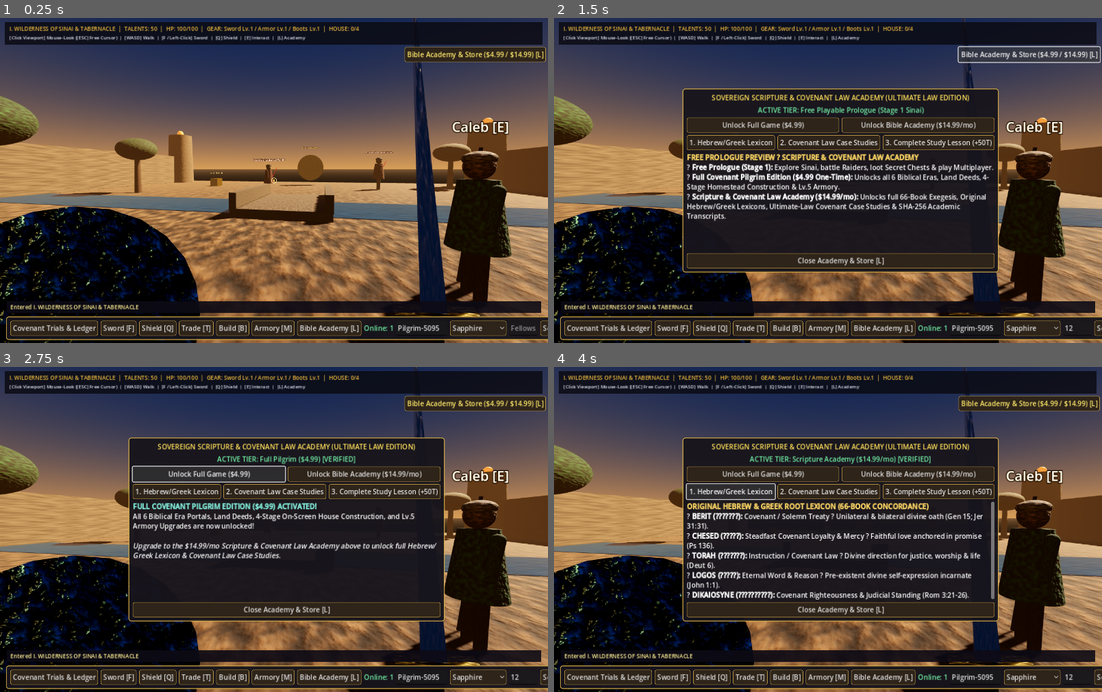
Above: before the commit, frames 1-4 (two rows, left to right).
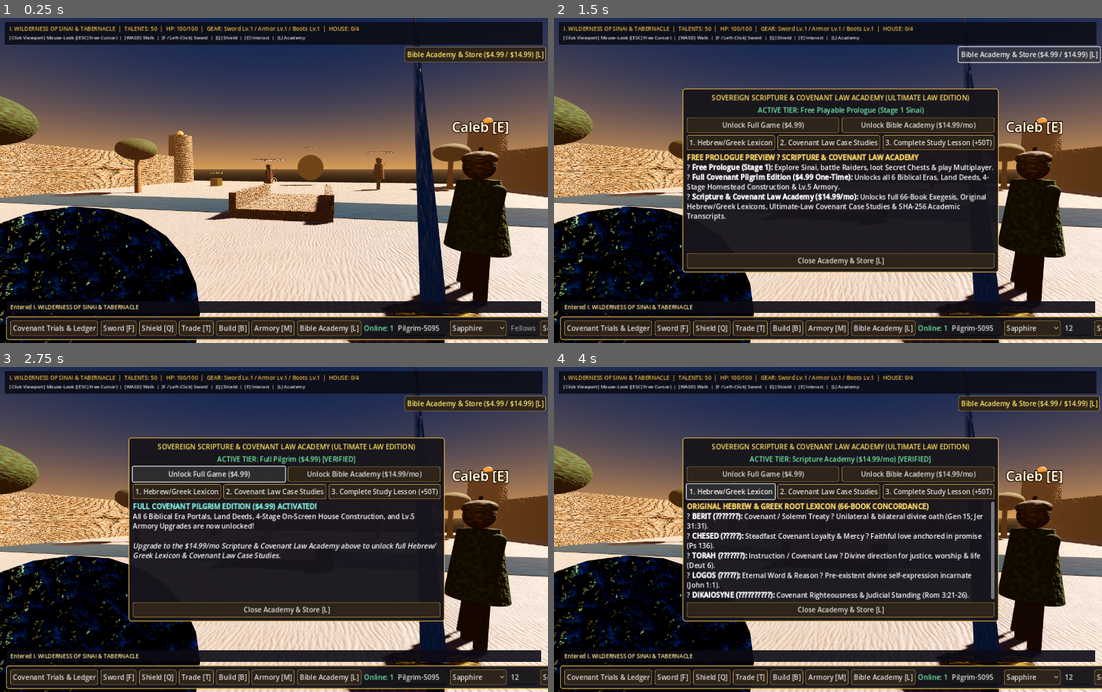
Above: after the commit, the same moments.

Repository: mrshumphrey3251-ai/hvf-bible-game-core
Game: Godot game, scene res://scenes/main.tscn
Same seed, same stepped clock (60 frames per second), same inputs: the game is played once before the commit and once after it.
Inputs (mouse positions are in pixels of both pictures, inside the frame that each line leads up to):
- Up to frame 1 (0.25 s): no input
- Up to frame 2 (1.5 s): click (1080, 326) at 0.52 s; type "12" at 0.6 s; click "Bible Academy & Store ($4.99 …" at 1.25 s
- Up to frame 3 (2.75 s): click "Unlock Full Game ($4.99)" at 2 s
- Up to frame 4 (4 s): click "Unlock Bible Academy ($14.99/…" at 2.75 s; click "1. Hebrew/Greek Lexicon" at 3.5 s

The runs differ from the first frame. In frame 1, 23% of the frame differs, in the area x 0-100%, y 32-100%; in frame 2, 11%; in frame 3, 11%; in frame 4, 11%.

Commit message:
Phase 41D: Download CC0 2K PBR textures & .GLB models via terminal and wire automatic asset loader

Diff:
--- a/frontend_godot/scripts/sovereign_first_person_3d.gd
+++ b/frontend_godot/scripts/sovereign_first_person_3d.gd
@@ -199,6 +199,45 @@
 		mat.emission_energy_multiplier = 0.85
 	return mat
 
+
+func _load_pbr_asset_or_fallback(prefix: String, fallback_col: Color, rough: float = 0.85, metal: float = 0.04, uv_tile: float = 8.0) -> StandardMaterial3D:
+	var albedo_jpg: String = "res://assets/textures/%s_albedo.jpg" % prefix
+	var albedo_png: String = "res://assets/textures/%s_albedo.png" % prefix
+	var chosen_albedo: String = albedo_jpg if ResourceLoader.exists(albedo_jpg) else (albedo_png if ResourceLoader.exists(albedo_png) else "")
+	if chosen_albedo != "":
+		var mat: StandardMaterial3D = StandardMaterial3D.new()
+		mat.albedo_texture = load(chosen_albedo)
+		var norm_p: String = "res://assets/textures/%s_normal.jpg" % prefix
+		if not ResourceLoader.exists(norm_p):
+			norm_p = "res://assets/textures/%s_normal.png" % prefix
+		if ResourceLoader.exists(norm_p):
+			mat.normal_enabled = true
+			mat.normal_texture = load(norm_p)
+		var rough_p: String = "res://assets/textures/%s_roughness.jpg" % prefix
+		if not ResourceLoader.exists(rough_p):
+			rough_p = "res://assets/textures/%s_roughness.png" % prefix
+		if ResourceLoader.exists(rough_p):
+			mat.roughness_texture = load(rough_p)
+		mat.uv1_scale = Vector3(uv_tile, uv_tile, uv_tile)
+		mat.texture_filter = BaseMaterial3D.TEXTURE_FILTER_LINEAR_WITH_MIPMAPS
+		return mat
+	return _make_pbr_material(fallback_col, rough, metal, uv_tile)
+
+func _try_spawn_glb_asset(parent: Node3D, glb_path: String, pos: Vector3, scale_f: float = 1.0, rot_y_deg: float = 0.0) -> Node3D:
+	if ResourceLoader.exists(glb_path):
+		var packed: PackedScene = load(glb_path)
+		if packed != null:
+			var inst: Node3D = packed.instantiate()
+			inst.position = pos
+			inst.rotation_degrees = Vector3(0.0, rot_y_deg, 0.0)
+			inst.scale = Vector3.ONE * scale_f
+			parent.add_child(inst)
+			var anim: AnimationPlayer = inst.find_child("AnimationPlayer", true, false)
+			if anim != null and anim.has_animation("Idle"):
+				anim.play("Idle")
+			return inst
+	return null
+
 func _build_3d_viewport() -> void:
 	viewport_container = SubViewportContainer.new()
 	viewport_container.set_anchors_and_offsets_preset(Control.PRESET_FULL_RECT)
@@ -328,6 +367,18 @@
 	return mi
 
 func _make_sculpted_character_3d(parent: Node3D, pos: Vector3, tunic_col: Color, label_txt: String, scale_f: float = 1.0, is_enemy: bool = false) -> Node3D:
+	var custom_glb: String = "res://assets/models/sentinel_enemy.glb" if is_enemy else "res://assets/models/pilgrim_hero.glb"
+	var glb_actor: Node3D = _try_spawn_glb_asset(parent, custom_glb, pos, scale_f, 0.0)
+	if glb_actor != null:
+		var lbl_g: Label3D = Label3D.new()
+		lbl_g.text = label_txt
+		lbl_g.position = Vector3(0.0, 2.28 * scale_f, 0.0)
+		lbl_g.billboard = BaseMaterial3D.BILLBOARD_ENABLED
+		lbl_g.font_size = 36
+		lbl_g.outline_size = 8
+		lbl_g.modulate = Color(1.0, 0.76, 0.70) if is_enemy else Color(1.0, 0.96, 0.84)
+		glb_actor.add_child(lbl_g)
+		return glb_actor
 	var root: Node3D = Node3D.new()
 	root.position = pos
 	parent.add_child(root)
@@ -415,13 +466,13 @@
 	if world_env != null and world_env.environment != null:
 		world_env.environment.fog_light_color = st["sky_hor"]
 
-	var ground_mat: StandardMaterial3D = _make_pbr_material(st["ground"], 0.92, 0.0, 18.0)
+	var ground_mat: StandardMaterial3D = _load_pbr_asset_or_fallback("sand" if current_stage == "ERA_TORAH" else "grass", st["ground"], 0.92, 0.0, 18.0)
 	var river_mat: StandardMaterial3D = _make_pbr_material(st["river"], 0.12, 0.35, 10.0, true)
 	river_mat.emission = st["river"]
 	river_mat.emission_energy_multiplier = 0.25
-	var stone_mat: StandardMaterial3D = _make_pbr_material(st["wall"], 0.86, 0.04, 8.0)
+	var stone_mat: StandardMaterial3D = _load_pbr_asset_or_fallback("limestone", st["wall"], 0.86, 0.04, 8.0)
 	var plaster_mat: StandardMaterial3D = _make_pbr_material(Color(0.76, 0.68, 0.54), 0.90, 0.0, 4.0)
-	var timber_mat: StandardMaterial3D = _make_pbr_material(Color(0.36, 0.22, 0.11), 0.84, 0.02, 4.0)
+	var timber_mat: StandardMaterial3D = _load_pbr_asset_or_fallback("cedar", Color(0.36, 0.22, 0.11), 0.84, 0.02, 4.0)
 	var gold_mat: StandardMaterial3D = _make_pbr_material(st["accent"], 0.24, 0.88, 3.0, true)
 	gold_mat.emission = st["accent"]
 	gold_mat.emission_energy_multiplier = 0.22
@@ -587,7 +638,9 @@
 		var ch: Dictionary = c_item
 		var cpos: Vector3 = ch["pos"]
 		var is_open: bool = opened_chests.has(str(ch["id"]))
-		_add_mesh(dynamic_group, chest_m, cpos + Vector3(0.0, 0.39, 0.0), Vector3.ZERO, timber_mat if is_open else gold_mat)
+		var glb_ch: Node3D = _try_spawn_glb_asset(dynamic_group, "res://assets/models/secret_chest.glb", cpos, 1.35, 0.0)
+		if glb_ch == null:
+			_add_mesh(dynamic_group, chest_m, cpos + Vector3(0.0, 0.39, 0.0), Vector3.ZERO, timber_mat if is_open else gold_mat)
 		var clbl: Label3D = Label3D.new()
 		clbl.text = "OPENED" if is_open else "SECRET CHEST [E]"
 		clbl.position = cpos + Vector3(0.0, 1.35, 0.0)
Binary file added: frontend_godot/assets/textures/cedar_albedo.jpg
Not shown, added: frontend_godot/assets/textures/cedar_albedo.jpg.import
Binary file added: frontend_godot/assets/textures/cedar_normal.jpg
Not shown, added: frontend_godot/assets/textures/cedar_normal.jpg.import
Binary file added: frontend_godot/assets/textures/cedar_roughness.jpg
Not shown, added: frontend_godot/assets/textures/cedar_roughness.jpg.import
Binary file added: frontend_godot/assets/textures/grass_albedo.jpg
Not shown, added: frontend_godot/assets/textures/grass_albedo.jpg.import
Binary file added: frontend_godot/assets/textures/grass_normal.jpg
Not shown, added: frontend_godot/assets/textures/grass_normal.jpg.import
Binary file added: frontend_godot/assets/textures/grass_roughness.jpg
Not shown, added: frontend_godot/assets/textures/grass_roughness.jpg.import
(and 12 more such lines)
